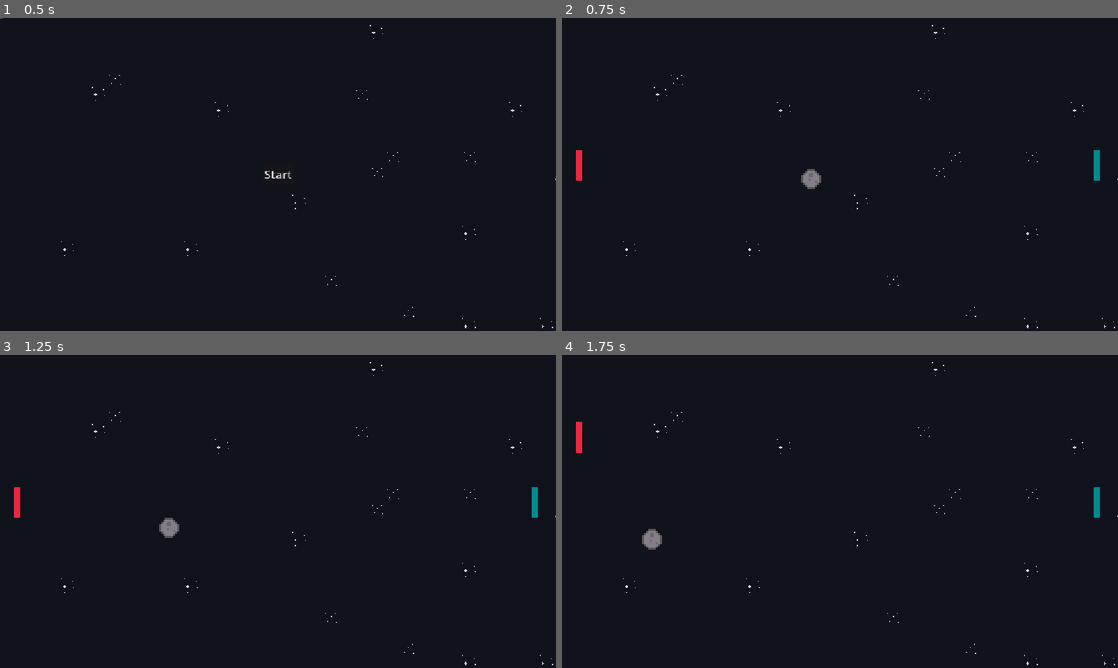
Above: before the commit, frames 1-4 (two rows, left to right).
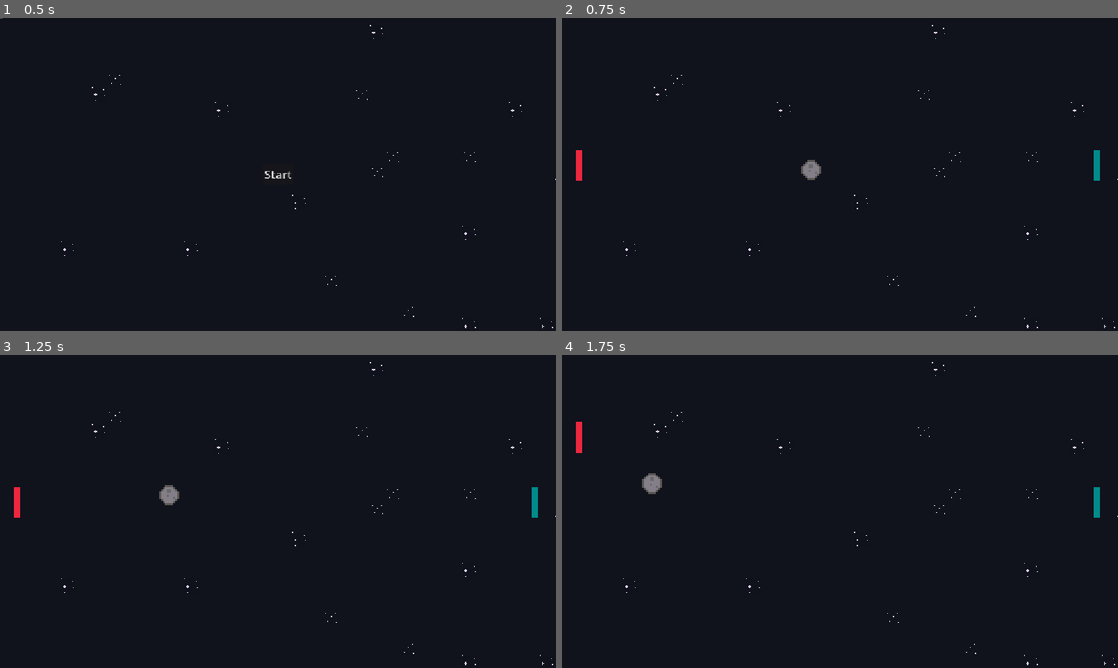
Above: after the commit, the same moments.

Repository: Shaedow2000/Pong-Godot
Game: Godot game, scene res://scenes/main.tscn
The game is run twice, just before and just after one commit, with the same random seed, the same clock (stepped at 60 frames per second) and the same inputs.
Inputs:
- Up to frame 1 (0.5 s): no input
- Up to frame 2 (0.75 s): click "Start" at 0.5 s
- Up to frame 3 (1.25 s): no input
- Up to frame 4 (1.75 s): hold W (move_up_a) from 1.28 s (still down)

Frame 1 is identical in both runs. In frame 2, 0.2% of the frame differs, in the area x 43-47%, y 45-55%; in frame 3, 0.4%; in frame 4, 0.4%, in the area x 14-18%, y 37-63%.

Commit message:
fix: fix left and right borders

Diff:
--- a/scenes/main.tscn
+++ b/scenes/main.tscn
@@ -3,6 +3,7 @@
 [ext_resource type="Texture2D" uid="uid://l4y43ya7xmrn" path="res://assets/sprites.png" id="1_o5qli"]
 [ext_resource type="PackedScene" uid="uid://djwewioeynbpj" path="res://scenes/game.tscn" id="2_0wfyh"]
 [ext_resource type="PackedScene" uid="uid://5aa1urh883ee" path="res://scenes/game_start_hud.tscn" id="3_sugp2"]
+[ext_resource type="PackedScene" uid="uid://gu3ae876dlfa" path="res://scenes/scores.tscn" id="4_jyhfs"]
 
 [sub_resource type="TileSetAtlasSource" id="TileSetAtlasSource_0wfyh"]
 texture = ExtResource("1_o5qli")
@@ -25,11 +26,12 @@
 distance = -2.0
 
 [sub_resource type="WorldBoundaryShape2D" id="WorldBoundaryShape2D_qs8gw"]
-normal = Vector2(-1, 0)
-distance = 85.0
+normal = Vector2(1, 0)
+distance = 2.0
 
 [sub_resource type="WorldBoundaryShape2D" id="WorldBoundaryShape2D_cv054"]
-normal = Vector2(1, 0)
+normal = Vector2(-1, 0)
+distance = -1.0
 
 [node name="Main" type="Node" unique_id=1841946040]
 
@@ -41,7 +43,8 @@
 tile_map_data = PackedByteArray("AAAAAAAAAAADAAAAAAAAAAEAAAADAAAAAAAAAAIAAAADAAAAAAAAAAMAAAADAAAAAAAAAAQAAAADAAAAAAAAAA …(47152 unchanged characters)…
 tile_set = SubResource("TileSet_sugp2")
 
-[node name="Game" parent="." unique_id=1517308298 instance=ExtResource("2_0wfyh")]
+[node name="Game" parent="." unique_id=1517308298 node_paths=PackedStringArray("scores") instance=ExtResource("2_0wfyh")]
+scores = NodePath("../Scores")
 
 [node name="GameStartHUD" parent="." unique_id=1175983253 node_paths=PackedStringArray("game") instance=ExtResource("3_sugp2")]
 game = NodePath("../Game")
@@ -63,17 +66,19 @@
 shape = SubResource("WorldBoundaryShape2D_c044d")
 
 [node name="Left" type="Area2D" parent="Borders" unique_id=1731619176]
-position = Vector2(663, 169)
+position = Vector2(-4, 192)
 
 [node name="CollisionShape2D" type="CollisionShape2D" parent="Borders/Left" unique_id=1119671756]
 shape = SubResource("WorldBoundaryShape2D_qs8gw")
 
 [node name="Rigtht" type="Area2D" parent="Borders" unique_id=1118330875]
-position = Vector2(-153, 295)
+position = Vector2(626, 204)
 
 [node name="CollisionShape2D" type="CollisionShape2D" parent="Borders/Rigtht" unique_id=1470145559]
-position = Vector2(153, -7)
+position = Vector2(-49, -21)
 shape = SubResource("WorldBoundaryShape2D_cv054")
+
+[node name="Scores" parent="." unique_id=604818236 instance=ExtResource("4_jyhfs")]
 
 [connection signal="body_entered" from="Borders/Top" to="Game" method="_on_top_body_entered"]
 [connection signal="body_entered" from="Borders/Bottom" to="Game" method="_on_bottom_body_entered"]
